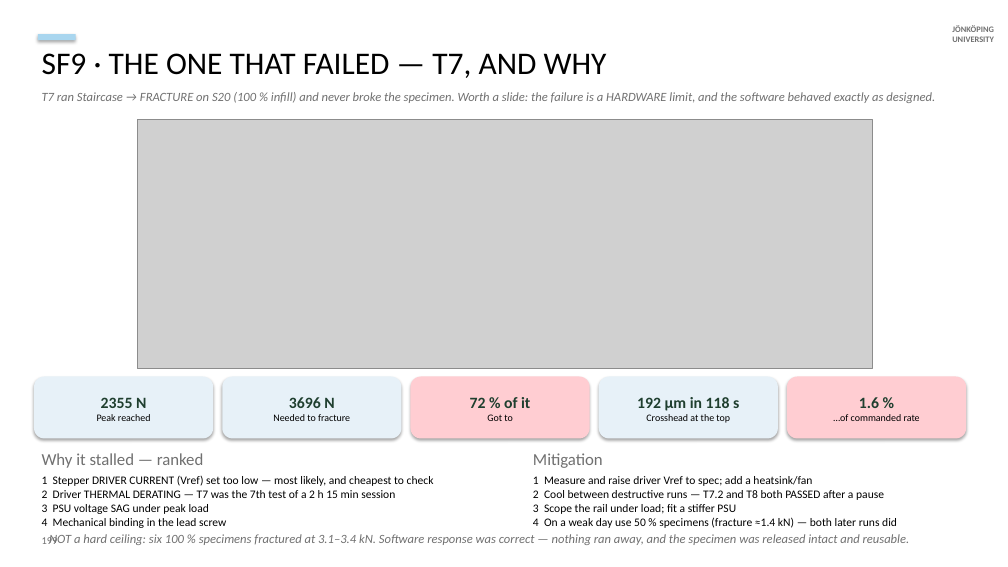
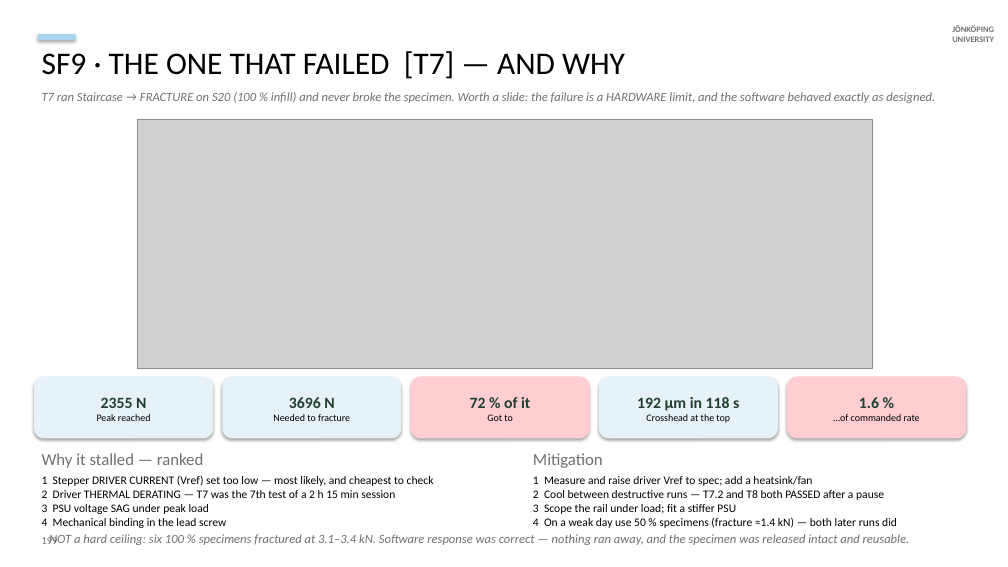
Before and after one commit to cenmir/UTM, a slide deck: slide 59 of documentation/V6a_8_6_20_slides.pptx. Drawn at 1008x567 pixels with LibreOffice and Linux fonts; fonts in the diff are those of the drawing; grey boxes stand for pictures. Boxes give left, top, right and bottom in pixels: in the first picture for what was removed or moved away, otherwise in the second. Text is boxed around its words. In the diff, an @@ line names an element or a change of style, - is before the commit and + after.

```diff
--- a/documentation/V6a_8_6_20_slides.pptx
+++ b/documentation/V6a_8_6_20_slides.pptx
@@ text at bbox=[42, 51, 625, 79]: text changed @@
-SF9 · THE ONE THAT FAILED — T7, AND WHY
+SF9 · THE ONE THAT FAILED [T7] — AND WHY
```
Also in this commit, not shown: 12 other slides changed, 1 slide added, 3 other files.
